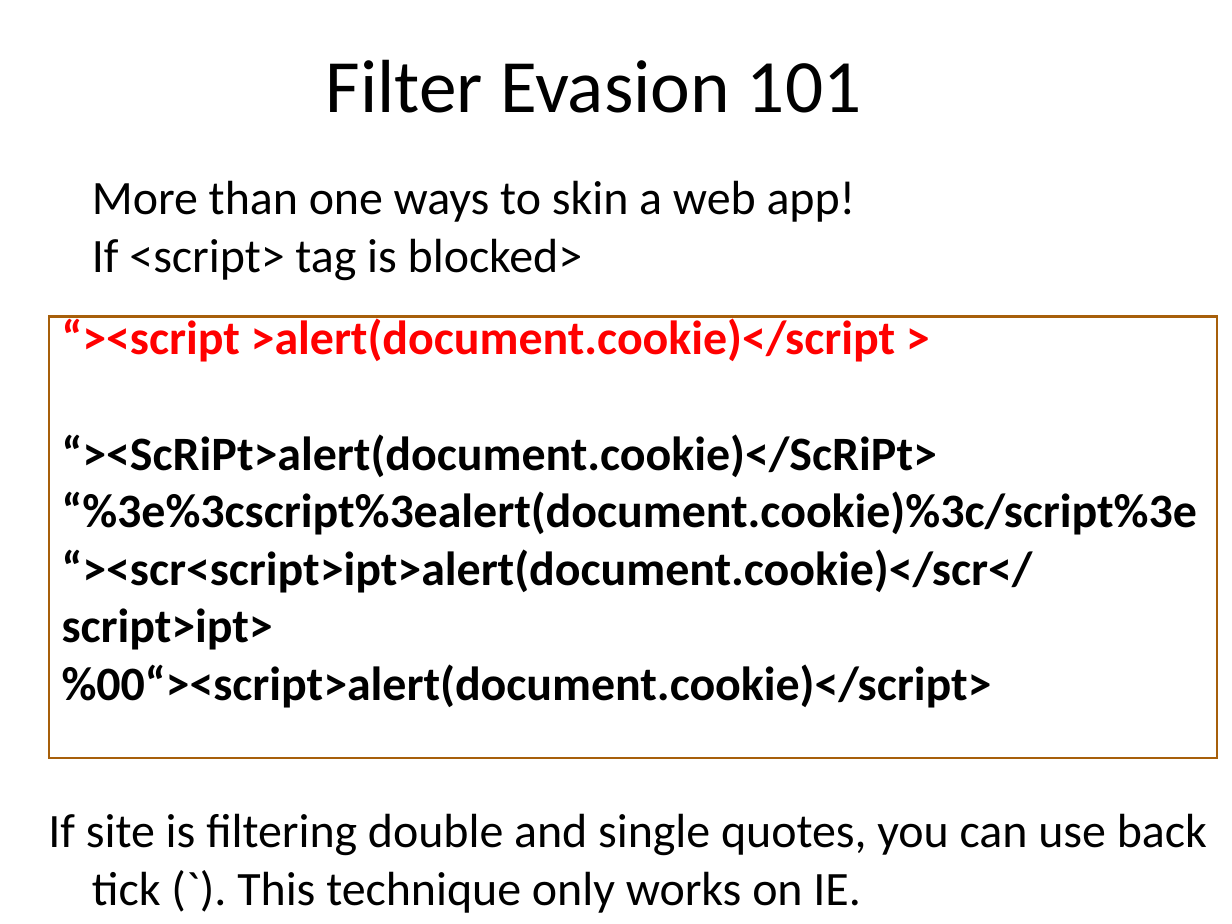
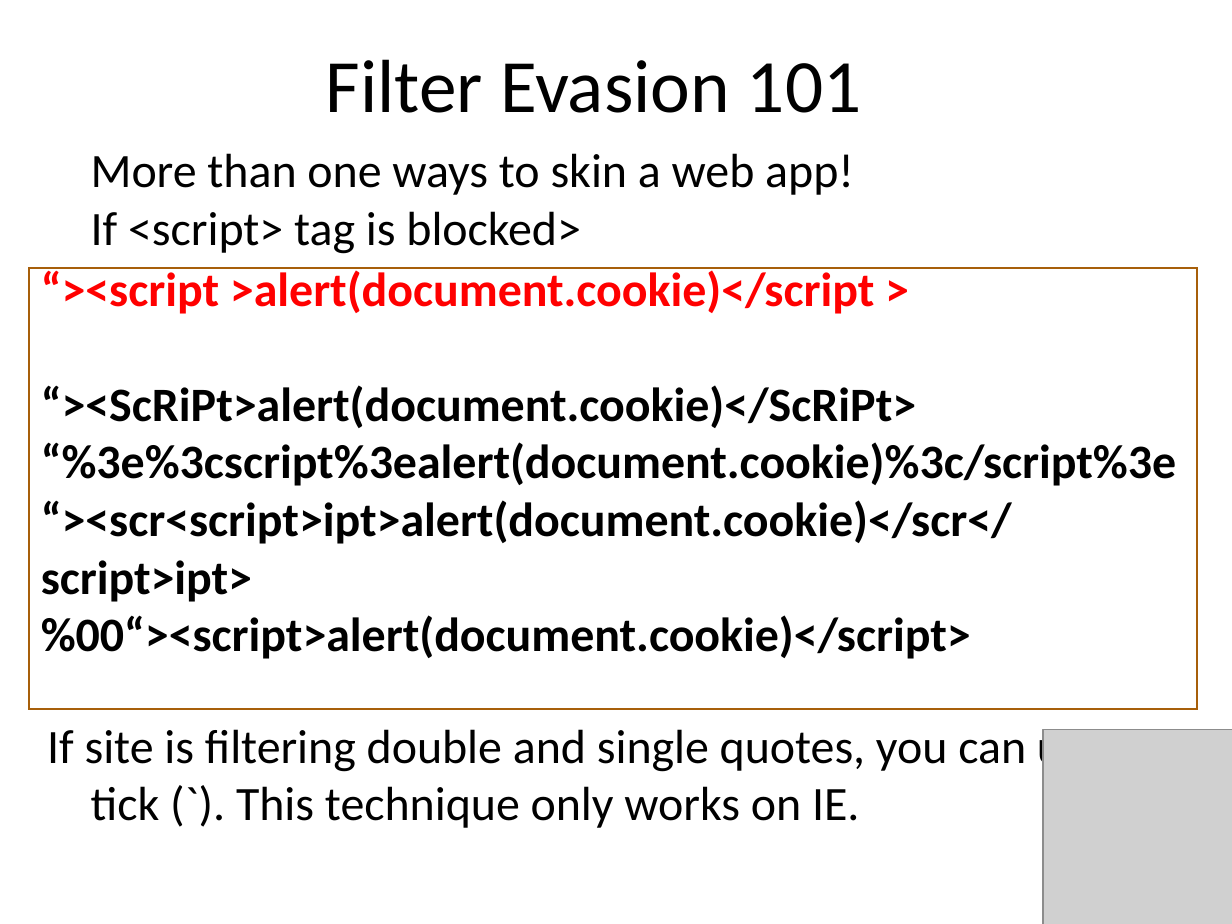
Before and after one commit to snoopysecurity/Public, a slide deck: slide 23 of Presentations/SHU Hacksoc/xss primer- snoopy security (2).ppt. Drawn at 1232x924 pixels with LibreOffice and Linux fonts; fonts in the diff are those of the drawing; grey boxes stand for pictures; background and template pictures are left out. Boxes give left, top, right and bottom in pixels: in the first picture for what was removed or moved away, otherwise in the second. Text is boxed around its words. In the diff, an @@ line names an element or a change of style, - is before the commit and + after.

```diff
--- a/Presentations/SHU Hacksoc/xss primer- snoopy security (2).ppt
+++ b/Presentations/SHU Hacksoc/xss primer- snoopy security (2).ppt
@@ text "More than one ways to ..." rewrapped from box(48, 180, 1207, 913) to box(47, 153, 1205, 828) @@
@@ rectangle "“><script >alert(document.cookie)</script >": place and size @@
-rectangle "“><script >alert(document.cookie)</script >" at box(49, 317, 1217, 758)
+rectangle "“><script >alert(document.cookie)</script >" at box(28, 269, 1196, 710)
@@ picture added at box(1044, 729, 1232, 924) @@
```
Also in this commit, not shown: 36 other slides changed.
